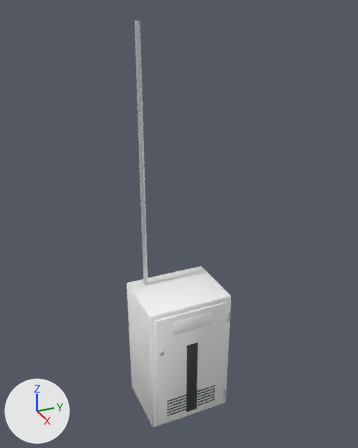
The FBX model project/Assets/Models/HQ/Lab/Lab_Breaker.fbx, before and after one commit.
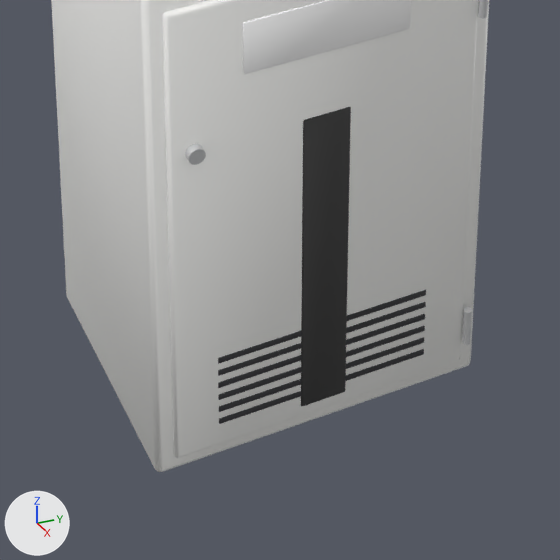
Each version appears first whole from a camera (50 mm lens) standing at (2.173, -1.007, 3.29) and looking at (-0.104, 0.018, 2.152), and next in a close-up on the part from 33% to 69% of the width and 71% to 100% of the height. Arrows for +X, +Y and +Z are at lower left; the lights stay in place. The first two pictures are the older version. Where no turn or scale is listed for an object, it has been applied to the vertices. Vertices at exactly the same position are counted once.

The older version as bpy lines, for what is in view:
```python
me_lab_breaker = bpy.data.meshes.new('Lab_Breaker')
me_lab_breaker.from_pydata(...)  # 1056 vertices, 1046 faces; spans x -0.28..0.13, y -0.25..0.25, z 0.95..3.19
# faces by material slot: [196, 588, 98, 66, 98]
me_lab_breaker.materials.append(mat_lab_panelwhite)  # white #f3f3f1
me_lab_breaker.materials.append(mat_lab_blackplastic)  # dark grey #303035
me_lab_breaker.materials.append(mat_lab_hazard)  # white #ffffff
me_lab_breaker.materials.append(mat_lab_steelgrey)  # light grey #ced0d1
me_lab_breaker.materials.append(mat_lab_rubber)  # dark grey #383838
ob_lab_breaker = bpy.data.objects.new('Lab_Breaker', me_lab_breaker)
ob_lab_breaker.location = (0.0, 0.0, 0.0)
```
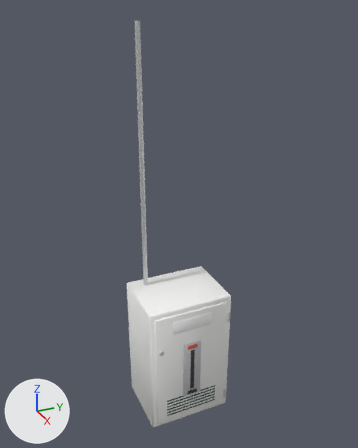
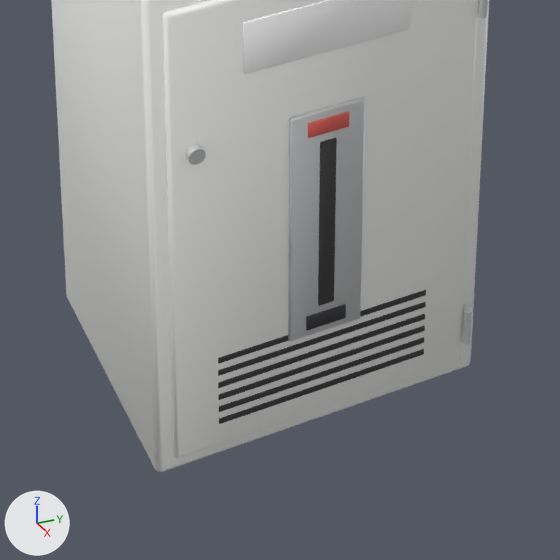
Edits to the bpy script that builds the scene:
```text
Add mat_lab_leverred:
    mat_lab_leverred = principled_material('LAB_LeverRed')
    mat_lab_leverred.base_color = (0.75, 0.12, 0.1)  # red #e16159
    mat_lab_leverred.roughness = 0.45
Change me_lab_breaker:
    used by ob_lab_breaker; location = (0.0, 0.0, 0.0)
    remove me_lab_breaker.from_pydata(...)  # 1056 vertices, 1046 faces; spans x -0.28..0.13, y -0.25..0.25, z 0.95..3.19
    add me_lab_breaker.from_pydata(...)  # 1344 vertices, 1340 faces; spans x -0.28..0.13, y -0.25..0.25, z 0.95..3.19
    me_lab_breaker part 1: the loose piece of 96 vertices spanning x 0.11..0.12, y -0.22..0.23, z 0.98..1.72 is copied, and the copy is scaled about its middle by (0.333, 0.0496, 0.379), then moved by (0.01, 0.0, -0.03), in mat_lab_rubber (dark grey #383838); it spans x 0.12..0.13, y -0.01..0.01, z 1.18..1.46
    me_lab_breaker part 2: the loose piece of 96 vertices spanning x 0.12, y -0.16..0.16, z 1.13..1.14 is copied, and the copy is scaled about its middle by (0.504, 0.185, 2.56), then moved by (0.01, 0.0, 0.02); it spans x 0.12..0.13, y -0.03..0.03, z 1.14..1.17
    me_lab_breaker part 3
    37 faces are deleted
    23 vertices in x 0.12, y -0.03..0.03, z 1.0 move by (0.01, 0.0, 0.47)
    19 vertices in x 0.12, y -0.03..0.03, z 1.0 move by (0.0, 0.0, 0.47)
    5 vertices in x 0.12, y 0.03..0.04, z 1.0 move by (0.0, 0.02, 0.13)
    5 vertices in x 0.12, y 0.03..0.04, z 1.5 move by (0.0, 0.02, 0.01)
    3 vertices in x 0.12, y -0.03, z 1.5 move by (0.01, 0.0, 0.0)
    24 vertices move from x 0.12, y -0.03..0.04, z 1.0..1.5 to x 0.12..0.13, y -0.05..0.03, z 1.47..1.51
    88 vertices are added at x 0.12..0.13, y -0.05..0.06, z 1.13..1.51
    8 new vertices lie (0.0, 0.0, -0.38) away from vertices in x 0.12, y -0.05..0.05, z 1.51
    98 new faces join them, mat_lab_steelgrey (light grey #ced0d1)
    37 new faces join them, mat_lab_leverred (red #e16159)
    me_lab_breaker part 4: 61 faces spanning x 0.12..0.13, y -0.03..0.03, z 1.47..1.5 switch from mat_lab_rubber (dark grey #383838) to mat_lab_leverred (red #e16159)
```

Where the change shows, as pixel boxes (x1, y1, x2, y2) in the close-ups (560 x 560 px):
part 1 of me_lab_breaker, added: after (318, 138, 337, 306)
part 2 of me_lab_breaker, added: after (306, 304, 346, 331)
part 3 of me_lab_breaker, built on: before (305, 107, 351, 121); after (288, 97, 365, 341)
part 4 of me_lab_breaker, recoloured: before (301, 108, 351, 406); after (308, 113, 349, 138)
